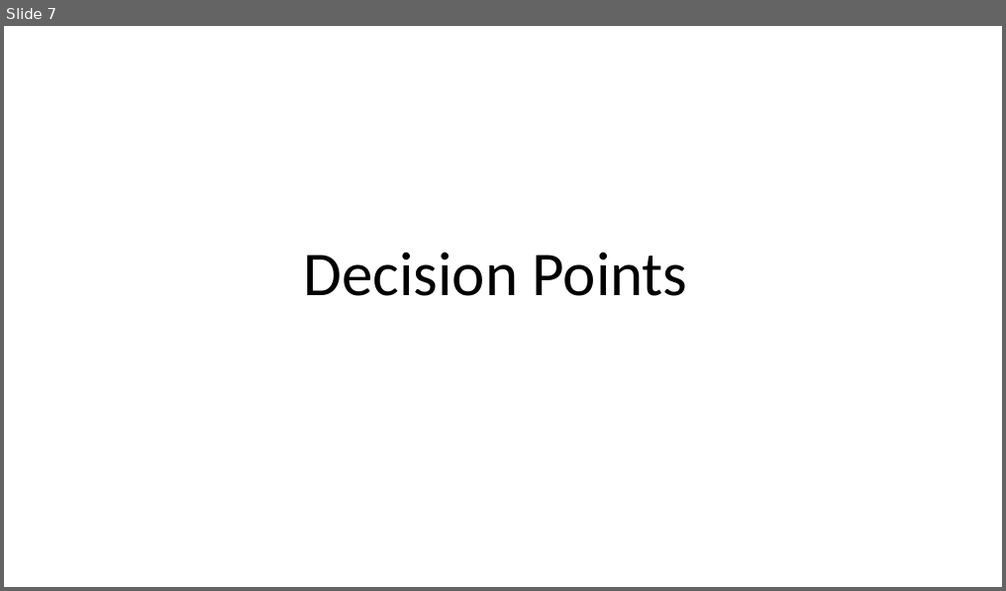
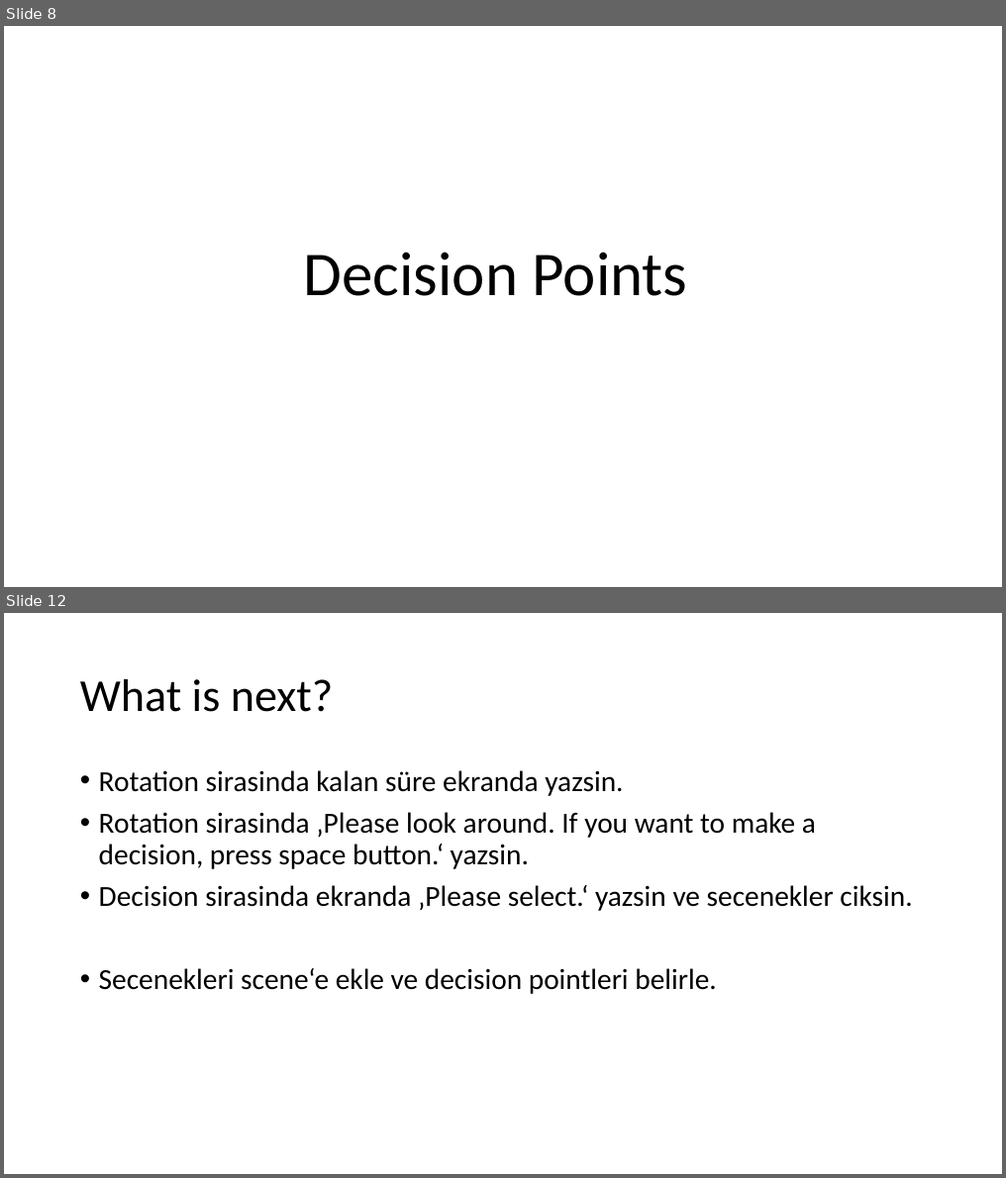
Before and after one commit to haticededetas/Experiment-1, a slide deck: Route_Following/Explanations.pptx. Shown one above the other, each under a label of ours: slide 7 before the commit, slides 8 and 12 after it; the slides between them are not shown. The pictures are 1006x591 and 1006x1178 pixels, drawn with LibreOffice and Linux fonts; fonts in the diff are those of the drawing. Boxes give left, top, right and bottom in pixels: in the first picture for what was removed or moved away, otherwise in the second. Text is boxed around its words. In the diff, an @@ line names an element or a change of style, - is before the commit and + after.

Commit message:
Basic task is ready
-rotates in dec points
-gives a warning if the dec is wrong
-goes to the next target if the answer is correct
-saves all the reaction times and error number

```diff
--- a/Route_Following/Explanations.pptx
+++ b/Route_Following/Explanations.pptx
@@ slide 12 added at [4,613,1002,1174], background #FFFFFF @@
@@ title added at [80,679,333,712], 44 pt, text #000000 @@
+What is next?
@@ text added at [99,770,912,994], 28 pt, text #000000 @@
+• Rotation sirasinda kalan süre ekranda yazsin.
+• Rotation sirasinda ‚Please look around. If you want to make a decision, press space button.‘ yazsin.
+• Decision sirasinda ekranda ‚Please select.‘ yazsin ve secenekler ciksin.
+• Secenekleri scene‘e ekle ve decision pointleri belirle.
@@ what was slide 7 is now slide 8 @@
```
Also in this commit, not shown: 9 other slides added, 16 other files.
